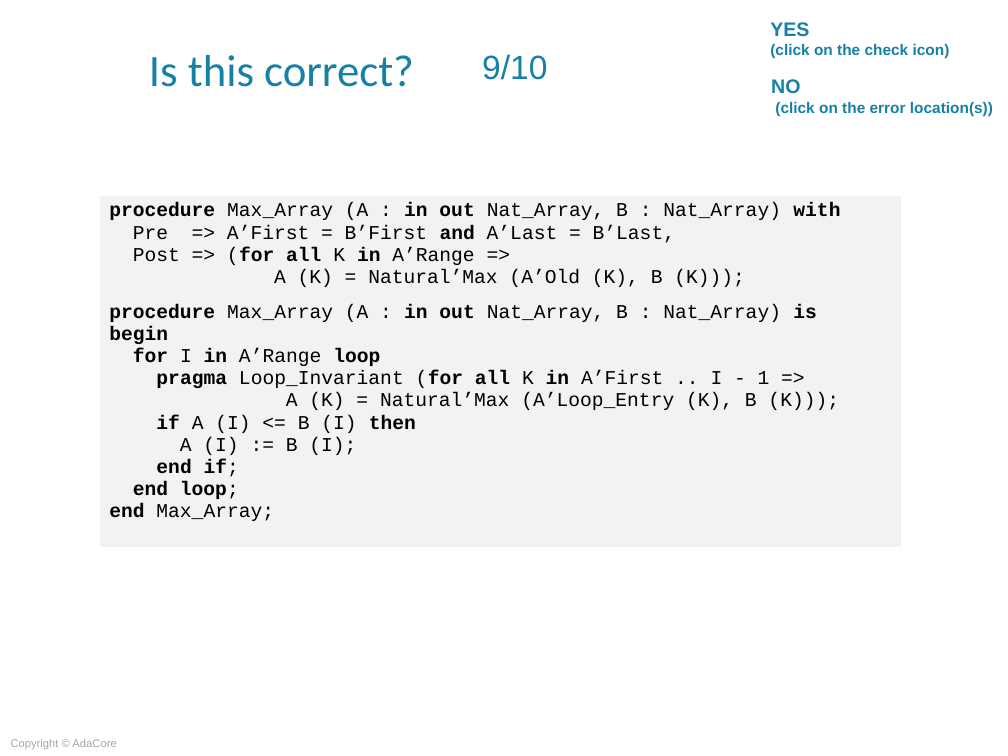
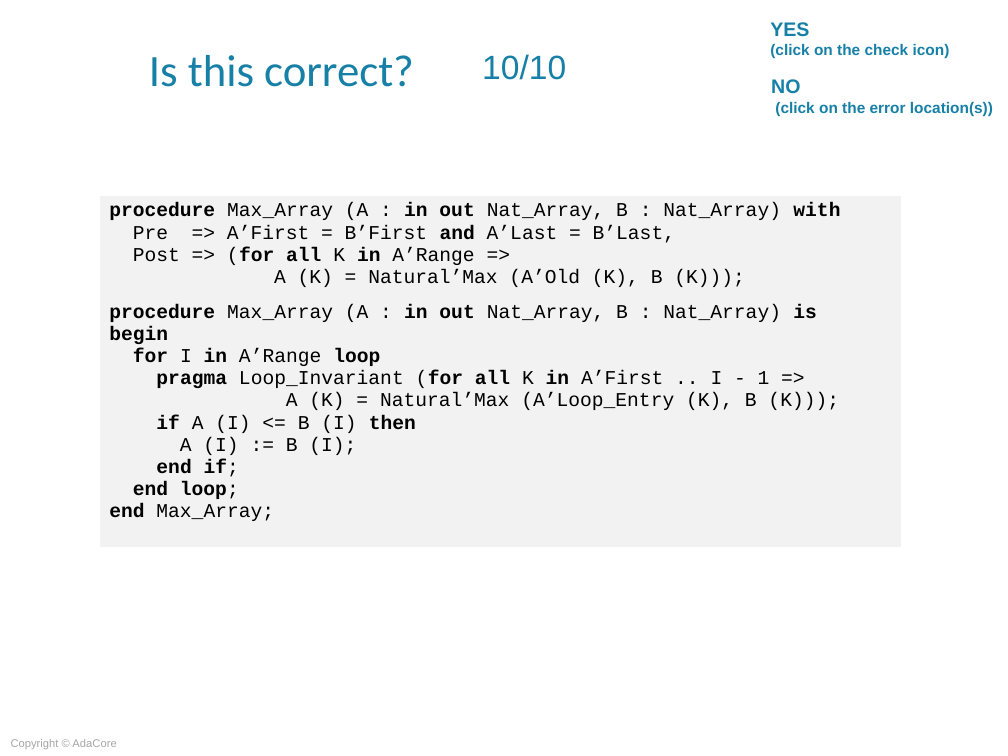
Before and after one commit to AdaCoreU/Courses, a slide deck: slide 35 of lectures/06_SPARK_2014/05_Proof_Of_Functional_Correctness/Slides/05_Proof_Of_Functional_Correctness.ppt (slide 33 before the commit). Drawn at 1008x756 pixels with LibreOffice and Linux fonts; fonts in the diff are those of the drawing; background and template pictures are left out. Boxes give left, top, right and bottom in pixels: in the first picture for what was removed or moved away, otherwise in the second. Text is boxed around its words. In the diff, an @@ line names an element or a change of style, - is before the commit and + after.

```diff
--- a/lectures/06_SPARK_2014/05_Proof_Of_Functional_Correctness/Slides/05_Proof_Of_Functional_Correctness.ppt
+++ b/lectures/06_SPARK_2014/05_Proof_Of_Functional_Correctness/Slides/05_Proof_Of_Functional_Correctness.ppt
@@ title at <box>482,54,566,80</box>: text changed @@
-9/10
+10/10
```
Also in this commit, not shown: 4 other slides changed, 1 other file.
